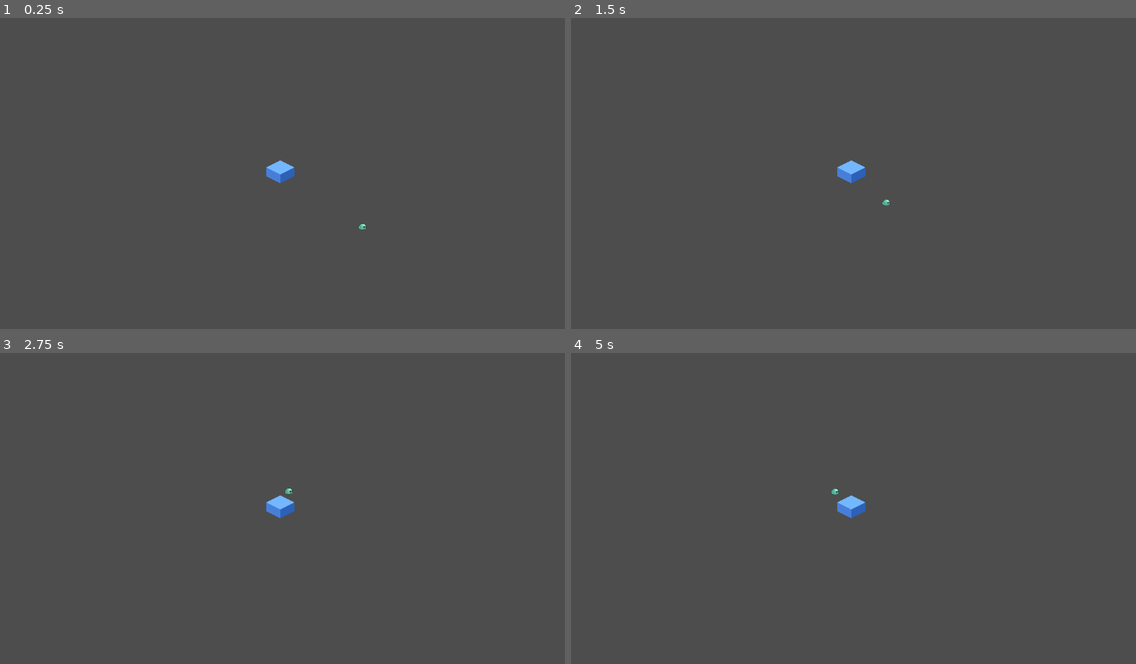
Above: before the commit, frames 1-4 (two rows, left to right).
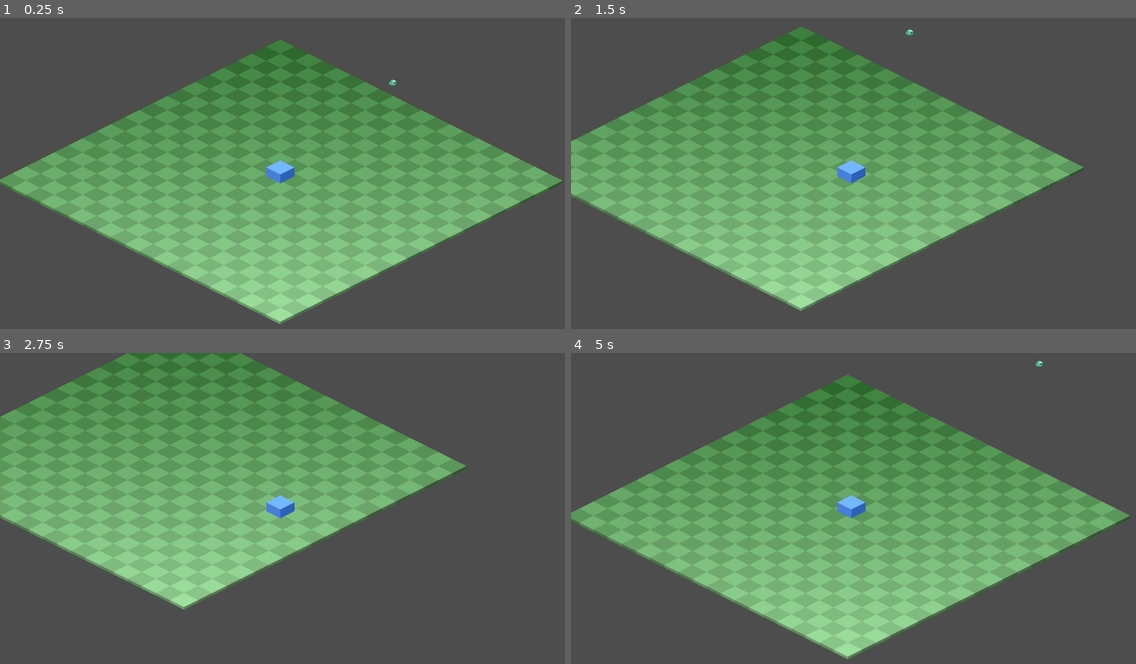
Above: after the commit, the same moments.

Repository: NoeRoberties/Odomat
Game: Godot game, scene res://Scenes/Maps/World.tscn
Same seed, same stepped clock (60 frames per second), same inputs: the game is played once before the commit and once after it. Before the commit the project starts from res://Scenes/Maps/TestMap.tscn.
Inputs (mouse positions are in pixels of both pictures, inside the frame that each line leads up to):
- Up to frame 1 (0.25 s): no input
- Up to frame 2 (1.5 s): tap Enter at 0.5 s; move the mouse to (943, 223) at 0.52 s; hold D (move_right) 0.53-1.28 s; hold Space (interact_npc) 0.53-1.28 s; click (943, 223) at 0.67 s; move the mouse to (740, 192) at 1.27 s; hold S (move_down) from 1.28 s (still down); tap Space (interact_npc) at 1.35 s
- Up to frame 3 (2.75 s): move the mouse to (339, 443) at 2.02 s; release S (move_down) at 2.03 s; hold D (move_right) from 2.03 s (still down); hold Space (interact_npc) from 2.03 s (still down)
- Up to frame 4 (5 s): move the mouse to (825, 573) at 2.77 s; release D (move_right) at 2.78 s; release Space (interact_npc) at 2.78 s; hold W (move_up) 2.78-3.53 s; tap Space (interact_npc) at 2.85, 4.35 s; click (825, 573) at 2.92 s; move the mouse to (1023, 558) at 3.52 s; hold Space (interact_npc) 3.53-4.28 s; hold A (move_left) from 3.53 s (still down); move the mouse to (684, 464) at 4.27 s

The runs differ from the first frame. In frame 1, 46% of the frame differs, in the area x 0-100%, y 7-99%; in frame 2, 45%; in frame 3, 42%; in frame 4, 46%.

Commit message:
[ADD] better test map

Diff:
--- /dev/null
+++ b/godot-project/odomat/Scenes/Maps/IsoTile.tscn
@@ -0,0 +1,18 @@
+[gd_scene format=3 uid="uid://b4fk8xm2n3ja"]
+
+[ext_resource type="Script" uid="uid://b8ig5taucev5j" path="res://Scripts/Maps/iso_tile.gd" id="1_l5gqx"]
+
+[node name="IsoTile" type="Node2D" unique_id=1160055728]
+script = ExtResource("1_l5gqx")
+
+[node name="Left" type="Polygon2D" parent="." unique_id=647405899]
+color = Color(0.294, 0.476, 0.294, 1)
+polygon = PackedVector2Array(-32, -6, 0, 10, 0, 16, -32, 0)
+
+[node name="Right" type="Polygon2D" parent="." unique_id=551655756]
+color = Color(0.231, 0.374, 0.231, 1)
+polygon = PackedVector2Array(32, -6, 0, 10, 0, 16, 32, 0)
+
+[node name="Top" type="Polygon2D" parent="." unique_id=396492562]
+color = Color(0.42, 0.68, 0.42, 1)
+polygon = PackedVector2Array(0, -22, 32, -6, 0, 10, -32, -6)
--- /dev/null
+++ b/godot-project/odomat/Scenes/Maps/World.tscn
@@ -0,0 +1,14 @@
+[gd_scene format=3 uid="uid://dv8cblj6o5im1"]
+
+[ext_resource type="PackedScene" uid="uid://brnw2i2klx3j6" path="res://Scenes/Player/Player.tscn" id="1_Player"]
+[ext_resource type="Script" uid="uid://cp1qgq66wl8xa" path="res://Scripts/Maps/world.gd" id="2_World"]
+[ext_resource type="PackedScene" uid="uid://dpt76ag0jeexs" path="res://Scenes/Enemies/Slime/Slime.tscn" id="3_7g83o"]
+
+[node name="World" type="Node2D" unique_id=420205900]
+y_sort_enabled = true
+script = ExtResource("2_World")
+
+[node name="Slime" parent="." unique_id=1381557161 instance=ExtResource("3_7g83o")]
+position = Vector2(231, 112)
+
+[node name="Player" parent="." unique_id=979638911 instance=ExtResource("1_Player")]
--- /dev/null
+++ b/godot-project/odomat/Scripts/Maps/iso_tile.gd
@@ -0,0 +1,17 @@
+extends Node2D
+
+@export var base_color: Color = Color(0.42, 0.68, 0.42):
+	set(value):
+		base_color = value
+		if is_inside_tree():
+			_update_colors()
+
+
+func _ready() -> void:
+	_update_colors()
+
+
+func _update_colors() -> void:
+	$Top.color   = base_color
+	$Left.color  = base_color.darkened(0.30)
+	$Right.color = base_color.darkened(0.45)
--- /dev/null
+++ b/godot-project/odomat/Scripts/Maps/world.gd
@@ -0,0 +1,37 @@
+extends Node2D
+
+const TILE_SCENE := preload("res://Scenes/Maps/IsoTile.tscn")
+
+const TILE_W: int = 64
+const TILE_H: int = 32
+
+const GRID_W: int = 20
+const GRID_H: int = 20
+
+const COLOR_LIGHT: Color = Color(0.22, 0.48, 0.22)
+const COLOR_DARK:  Color = Color(0.15, 0.38, 0.15)
+
+@onready var player: CharacterBody2D = $Player
+
+
+func _ready() -> void:
+	_build_grid()
+	player.position = cart_to_iso(Vector2(GRID_W / 2.0, GRID_H / 2.0))
+
+func _build_grid() -> void:
+	for y in range(GRID_H, 0, -1):
+		for x in range(GRID_W, 0, -1):
+			var tile = TILE_SCENE.instantiate()
+			tile.position = cart_to_iso(Vector2(x, y))
+			tile.base_color = (COLOR_LIGHT if (x + y) % 2 == 0 else COLOR_DARK)
+			tile.base_color.r = tile.base_color.r + 0.01 * (y + x)
+			tile.base_color.g = tile.base_color.g + 0.01 * (y + x)
+			tile.base_color.b = tile.base_color.b + 0.01 * (y + x)
+			tile.z_index = -1
+			add_child(tile)
+
+func cart_to_iso(cart: Vector2) -> Vector2:
+	return Vector2(
+		(cart.x - cart.y) * (TILE_W / 2.0),
+		(cart.x + cart.y) * (TILE_H / 2.0)
+	)
--- a/godot-project/odomat/node_2d.tscn
+++ /dev/null
@@ -1,12 +0,0 @@
-[gd_scene format=3 uid="uid://c5i76v702cqkr"]
-
-[ext_resource type="PackedScene" uid="uid://dtqm6mc60fbp6" path="res://Scenes/NPC.tscn" id="1_0e48y"]
-[ext_resource type="PackedScene" uid="uid://b8lbay3r2x1m" path="res://Scenes/Player.tscn" id="2_epypp"]
-
-[node name="Node2D" type="Node2D" unique_id=1032028569]
-
-[node name="NPC" parent="." unique_id=714362369 instance=ExtResource("1_0e48y")]
-_dialogues = Array[String](["Coucou ! aizugeuyazgdyugazydyugyug duafztydfyazfdf dzudtyzaudtyfyazagd dzuyzydyuazdtyfazd udygzaudgyugd", "zadiygazudvazy uzydgyutzfdty uzygdyazgdya iuzyeguzgegyzuaey uzygeuyzgd", "zeeygazuydguyaz dzudgyztcofrgiheriugre", "zzuuazgeygzuaygeuazyijihfiuhuhycgcuyzgeufygeyfveyfvzy"])
-_name = "adrien"
-
-[node name="Player" parent="." unique_id=979638911 instance=ExtResource("2_epypp")]
--- a/godot-project/odomat/project.godot
+++ b/godot-project/odomat/project.godot
@@ -11,7 +11,7 @@
 [application]
 
 config/name="Odomat"
-run/main_scene="uid://3cd113irh1fp"
+run/main_scene="uid://dv8cblj6o5im1"
 config/features=PackedStringArray("4.6", "Forward Plus")
 config/icon="res://icon.svg"
 
Not shown, added: godot-project/odomat/Scripts/Maps/iso_tile.gd.uid
Not shown, added: godot-project/odomat/Scripts/Maps/world.gd.uid
